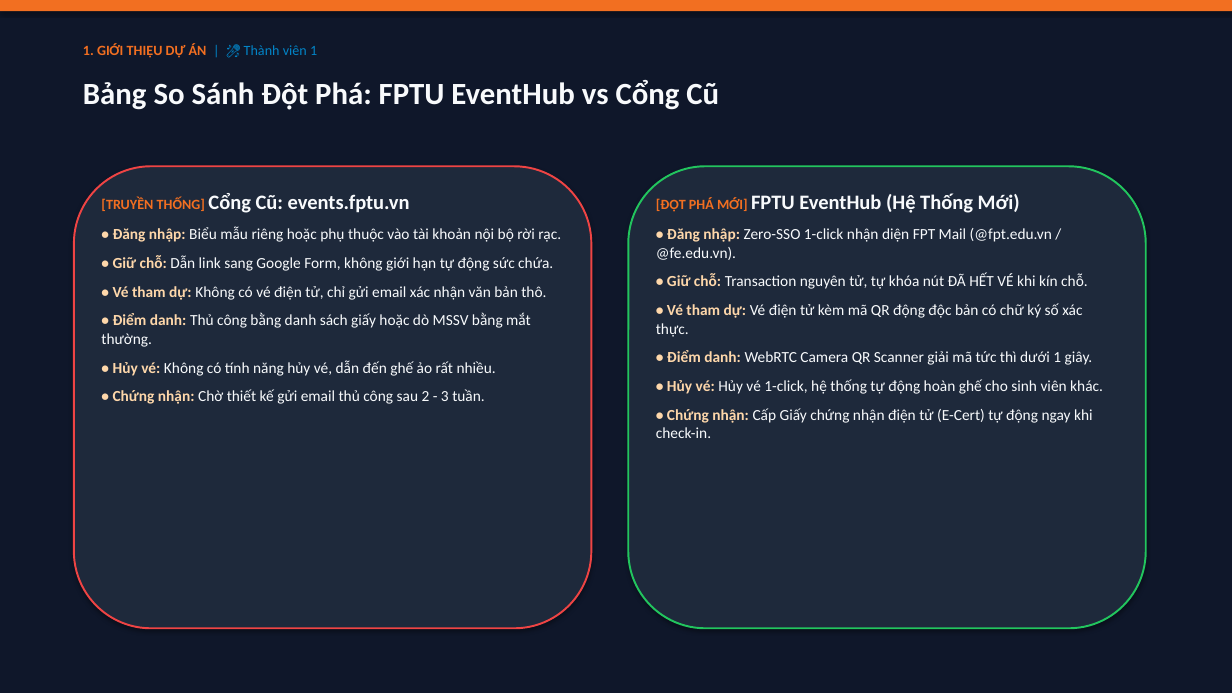
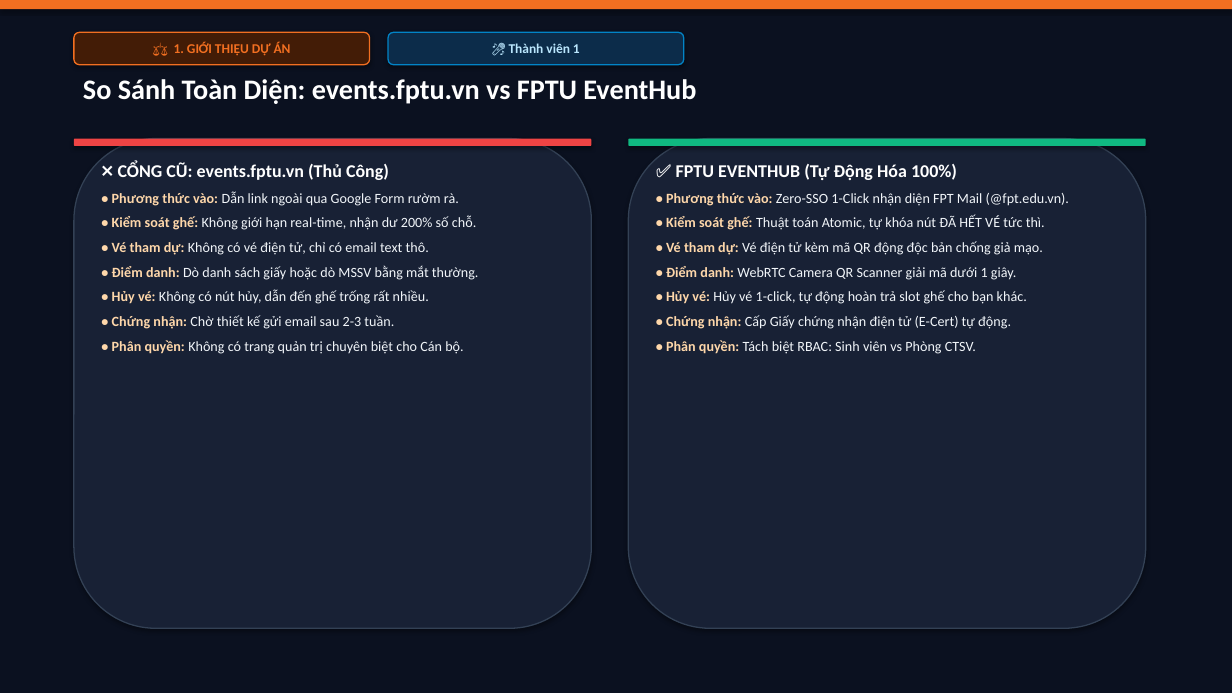
Before and after one commit to CongDung0506/FPTU-EventHub, a slide deck: slide 5 of SLIDE_THUYET_TRINH_FPTU_EVENTHUB.pptx. Drawn at 1232x693 pixels with LibreOffice and Linux fonts; fonts in the diff are those of the drawing. Boxes give left, top, right and bottom in pixels: in the first picture for what was removed or moved away, otherwise in the second. Text is boxed around its words. In the diff, an @@ line names an element or a change of style, - is before the commit and + after.

Commit message:
feat(slides): redesign presentation deck to Canva aesthetic with 26 high-impact slides, visual metric cards, embedded event photos, and battle boards

```diff
--- a/SLIDE_THUYET_TRINH_FPTU_EVENTHUB.pptx
+++ b/SLIDE_THUYET_TRINH_FPTU_EVENTHUB.pptx
@@ rectangle at box(0, 0, 1232, 693): fill #0F172A to #0B1120 @@
@@ rounded rectangle "⚖️ 1. GIỚI THIỆU DỰ ...": place and size @@
-rounded rectangle "⚖️ 1. GIỚI THIỆU DỰ ..." at box(83, 43, 317, 58)
+rounded rectangle "⚖️ 1. GIỚI THIỆU DỰ ..." at box(74, 32, 370, 65)
@@ rounded rectangle "⚖️ 1. GIỚI THIỆU DỰ ..." at box(74, 32, 370, 65): vertical alignment top to middle; fill none to #431C06; outline none to #F26F21 1 pt; shadow on @@
@@ text in rounded rectangle at box(174, 42, 291, 56): text changed; size 11 to 10.5 pt @@
-1. GIỚI THIỆU DỰ ÁN | 🎤 Thành viên 1
+⚖️ 1. GIỚI THIỆU DỰ ÁN
@@ rounded rectangle added at box(388, 32, 684, 65), fill #0C2C4A, outline #0284C7 1 pt, 10.5 pt, text #BAE6FD, bold @@
+🎤 Thành viên 1
@@ text at box(83, 79, 696, 104): text changed; size 24 to 22 pt; text colour #F8FAFC to #FFFFFF @@
-Bảng So Sánh Đột Phá: FPTU EventHub vs Cổng Cũ
+So Sánh Toàn Diện: events.fptu.vn vs FPTU EventHub
@@ rounded rectangle: place and size @@
-rounded rectangle at box(74, 166, 592, 628)
+rounded rectangle at box(74, 139, 592, 628)
@@ rounded rectangle at box(74, 139, 592, 628): fill #1E293B to #182135; outline #EF4444 1.5 pt to #334155 1 pt @@
@@ rounded rectangle added at box(74, 139, 592, 146), fill #EF4444 @@
@@ rounded rectangle: place and size @@
-rounded rectangle at box(628, 166, 1146, 628)
+rounded rectangle at box(628, 139, 1146, 628)
@@ rounded rectangle at box(628, 139, 1146, 628): fill #1E293B to #182135; outline #22C55E 1.5 pt to #334155 1 pt @@
@@ rounded rectangle added at box(628, 139, 1146, 146), fill #10B981 @@
@@ text at box(112, 163, 479, 354): text changed; size 12 to 11 pt; text colour #F8FAFC to #F1F5F9 @@
-[TRUYỀN THỐNG] Cổng Cũ: events.fptu.vn
-• Đăng nhập: Biểu mẫu riêng hoặc phụ thuộc vào tài khoản nội bộ rời rạc.
-• Giữ chỗ: Dẫn link sang Google Form, không giới hạn tự động sức chứa.
-• Vé tham dự: Không có vé điện tử, chỉ gửi email xác nhận văn bản thô.
-• Điểm danh: Thủ công bằng danh sách giấy hoặc dò MSSV bằng mắt thường.
-• Hủy vé: Không có tính năng hủy vé, dẫn đến ghế ảo rất nhiều.
-• Chứng nhận: Chờ thiết kế gửi email thủ công sau 2 - 3 tuần.
+❌ CỔNG CŨ: events.fptu.vn (Thủ Công)
+• Phương thức vào: Dẫn link ngoài qua Google Form rườm rà.
+• Kiểm soát ghế: Không giới hạn real-time, nhận dư 200% số chỗ.
+• Vé tham dự: Không có vé điện tử, chỉ có email text thô.
+• Điểm danh: Dò danh sách giấy hoặc dò MSSV bằng mắt thường.
+• Hủy vé: Không có nút hủy, dẫn đến ghế trống rất nhiều.
+• Chứng nhận: Chờ thiết kế gửi email sau 2-3 tuần.
+• Phân quyền: Không có trang quản trị chuyên biệt cho Cán bộ.
@@ text at box(666, 164, 1070, 354): text changed; size 12 to 11 pt; text colour #F8FAFC to #F1F5F9 @@
-[ĐỘT PHÁ MỚI] FPTU EventHub (Hệ Thống Mới)
-• Đăng nhập: Zero-SSO 1-click nhận diện FPT Mail (@fpt.edu.vn / @fe.edu.vn).
-• Giữ chỗ: Transaction nguyên tử, tự khóa nút ĐÃ HẾT VÉ khi kín chỗ.
-• Vé tham dự: Vé điện tử kèm mã QR động độc bản có chữ ký số xác thực.
-• Điểm danh: WebRTC Camera QR Scanner giải mã tức thì dưới 1 giây.
-• Hủy vé: Hủy vé 1-click, hệ thống tự động hoàn ghế cho sinh viên khác.
-• Chứng nhận: Cấp Giấy chứng nhận điện tử (E-Cert) tự động ngay khi check-in.
+✅ FPTU EVENTHUB (Tự Động Hóa 100%)
+• Phương thức vào: Zero-SSO 1-Click nhận diện FPT Mail (@fpt.edu.vn).
+• Kiểm soát ghế: Thuật toán Atomic, tự khóa nút ĐÃ HẾT VÉ tức thì.
+• Vé tham dự: Vé điện tử kèm mã QR động độc bản chống giả mạo.
+• Điểm danh: WebRTC Camera QR Scanner giải mã dưới 1 giây.
+• Hủy vé: Hủy vé 1-click, tự động hoàn trả slot ghế cho bạn khác.
+• Chứng nhận: Cấp Giấy chứng nhận điện tử (E-Cert) tự động.
+• Phân quyền: Tách biệt RBAC: Sinh viên vs Phòng CTSV.
```
Also in this commit, not shown: 23 other slides changed, 2 slides added, 2 slides removed, 2 other files.
